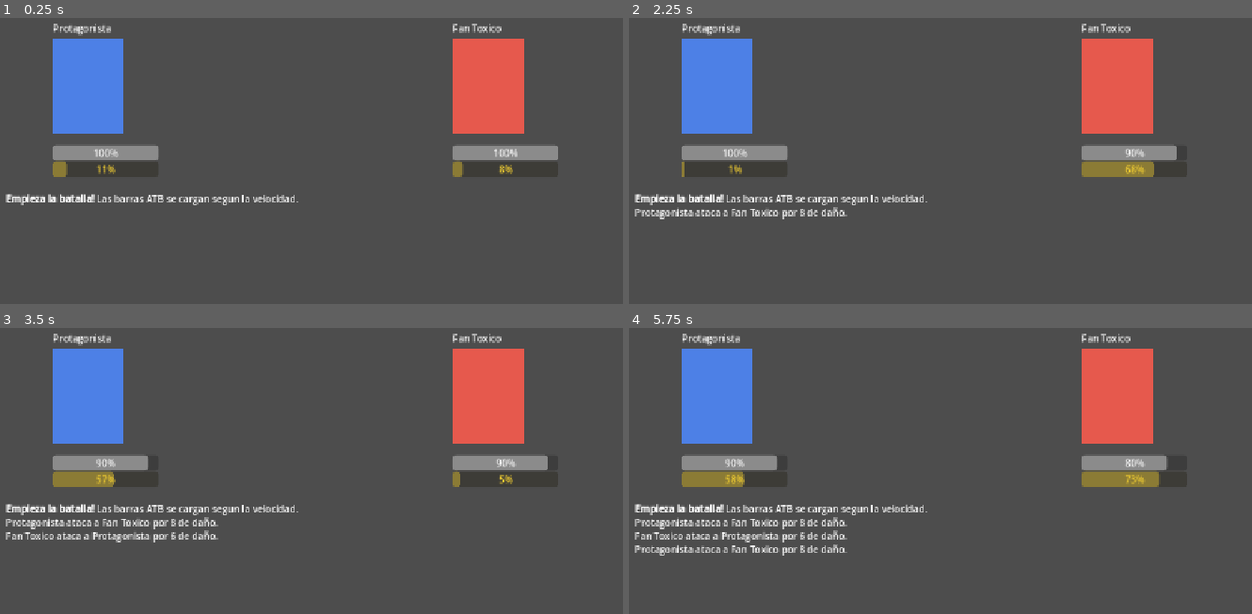
Above: before the commit, frames 1-4 (two rows, left to right).
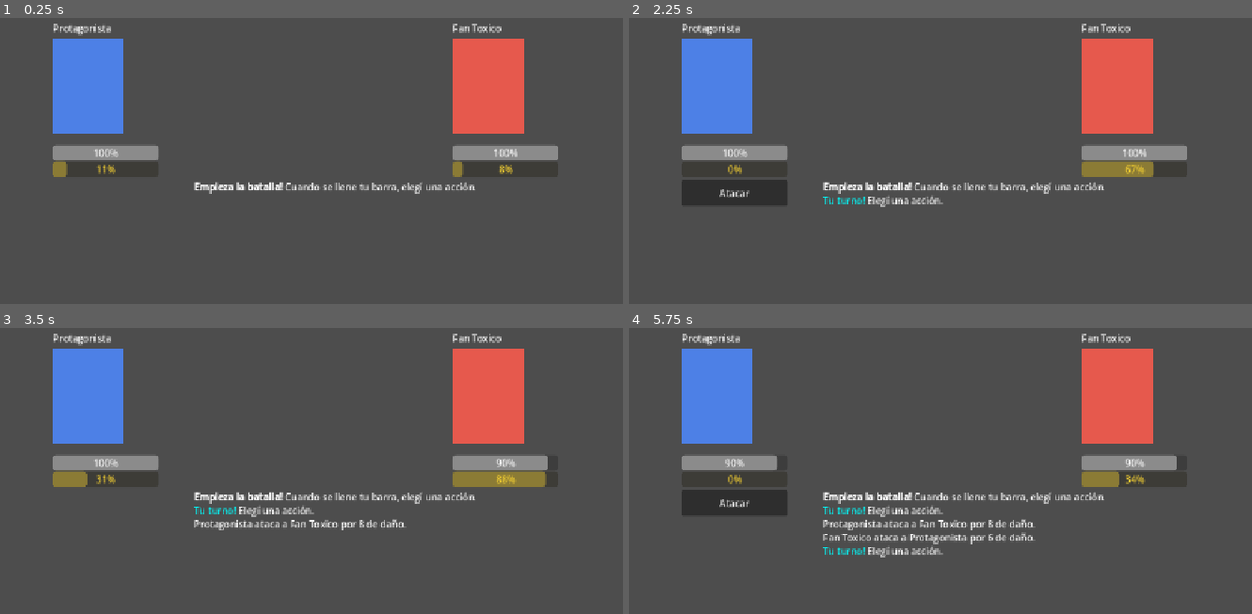
Above: after the commit, the same moments.

Repository: NicolasLlaneza/StreamerRPG
Game: Godot game, scene res://scenes/combat/battle.tscn
The game is run twice, just before and just after one commit, with the same random seed, the same clock (stepped at 60 frames per second) and the same inputs. The project has no main scene, so this scene is started directly.
Inputs (mouse positions are in pixels of both pictures, inside the frame that each line leads up to):
- Up to frame 1 (0.25 s): no input
- Up to frame 2 (2.25 s): tap Enter at 1.25 s; tap Space at 2 s
- Up to frame 3 (3.5 s): click (105, 502) at 2.75 s, where only the run after the commit has a clickable "Atacar"
- Up to frame 4 (5.75 s): tap Enter at 5 s

The runs differ from the first frame. In frame 1, 1.5% of the frame differs, in the area x 0-77%, y 57-66%; in frame 2, 3.6%; in frame 3, 4.3%; in frame 4, 6.6%, in the area x 0-88%, y 44-81%.

Commit message:
feat: turno del jugador con boton de accion (modo wait)

Diff:
--- a/scripts/combat/battle.gd
+++ b/scripts/combat/battle.gd
@@ -2,39 +2,37 @@
 
 ## PROTOTIPO de batalla por turnos con barra ATB ("Buffering").
 ##
-## Dos combatientes cargan su barra ATB según su velocidad (SPD). Cuando la
-## barra de uno se llena, ataca al otro. Todo se auto-juega: por ahora no hay
-## botones, porque lo que queremos PROBAR primero es si el RITMO del combate
-## se siente bien. La interacción del jugador viene en el próximo paso.
+## Las barras ATB se cargan según la velocidad (SPD). Cuando se llena la del
+## ENEMIGO, ataca solo. Cuando se llena la TUYA, el combate se PAUSA y espera
+## que elijas una acción con el botón "Atacar" (modo "wait", más tranquilo y
+## estratégico). Así el jugador tiene control real del turno.
 ##
-## Toda la interfaz se crea por código en _build_ui() para que solo tengas que
-## armar una escena con un Node2D y darle Play. Más adelante lo pasamos a
-## escenas de verdad hechas en el editor.
+## Toda la interfaz se crea por código para que la escena sea un solo nodo.
+## Más adelante lo pasamos a escenas de verdad hechas en el editor.
 
 var _player: Combatant
 var _enemy: Combatant
 var _battle_over: bool = false
+## Mientras es true, el tiempo se congela esperando que el jugador elija.
+var _waiting_for_player: bool = false
 
 # Referencias a la interfaz (se llenan en _build_ui)
 var _player_hp: ProgressBar
 var _player_atb: ProgressBar
 var _enemy_hp: ProgressBar
 var _enemy_atb: ProgressBar
+var _attack_button: Button
 var _log: RichTextLabel
 
 
 func _ready() -> void:
-	# Creamos los dos combatientes con stats de prueba.
-	# Protagonista: rápido y pega fuerte (rol Daño). Enemigo: lento y aguanta.
 	_player = Combatant.new("Protagonista", 60, 14, 4, 45)
 	_enemy = Combatant.new("Fan Toxico", 80, 10, 6, 30)
 
 	_build_ui()
 
-	# Conectamos las señales de cada combatiente a la lógica de batalla.
-	# .bind(...) le "pega" argumentos extra a la señal: acá le decimos quién
-	# ataca y a quién, para reusar la misma función en ambos.
-	_player.acted.connect(_on_combatant_acted.bind(_player, _enemy))
+	# El enemigo actúa solo. El jugador, en cambio, PAUSA y espera tu decisión.
+	_player.acted.connect(_on_player_ready)
 	_enemy.acted.connect(_on_combatant_acted.bind(_enemy, _player))
 
 	_player.hp_changed.connect(func(current: int, _maximum: int) -> void:
@@ -45,21 +43,41 @@
 	_player.died.connect(_on_died.bind(_player))
 	_enemy.died.connect(_on_died.bind(_enemy))
 
-	_log_line("[b]Empieza la batalla![/b] Las barras ATB se cargan segun la velocidad.")
+	_log_line("[b]Empieza la batalla![/b] Cuando se llene tu barra, elegí una acción.")
 
 
 func _process(delta: float) -> void:
-	if _battle_over:
+	# Si la batalla terminó o estamos esperando al jugador, el tiempo se congela.
+	if _battle_over or _waiting_for_player:
 		return
-	# Cada frame avanzamos las dos barras ATB...
 	_player.tick(delta)
 	_enemy.tick(delta)
-	# ...y las reflejamos en pantalla.
 	_player_atb.value = _player.atb
 	_enemy_atb.value = _enemy.atb
 
 
-## Se dispara cuando a un combatiente le toca actuar (su barra ATB se llenó).
+## La barra del jugador se llenó: paramos el tiempo y ofrecemos acciones.
+func _on_player_ready() -> void:
+	if _battle_over:
+		return
+	_waiting_for_player = true
+	_attack_button.disabled = false
+	_attack_button.visible = true
+	_log_line("[color=aqua]Tu turno![/color] Elegí una acción.")
+
+
+## El jugador apretó "Atacar".
+func _on_attack_pressed() -> void:
+	if not _waiting_for_player:
+		return
+	_attack_button.disabled = true
+	_attack_button.visible = false
+	_on_combatant_acted(_player, _enemy)
+	# Reanudamos el tiempo: las barras vuelven a cargar.
+	_waiting_for_player = false
+
+
+## Resuelve un ataque de `attacker` sobre `target`. Sirve para ambos bandos.
 func _on_combatant_acted(attacker: Combatant, target: Combatant) -> void:
 	if _battle_over or not attacker.is_alive() or not target.is_alive():
 		return
@@ -71,6 +89,7 @@
 
 func _on_died(who: Combatant) -> void:
 	_battle_over = true
+	_attack_button.visible = false
 	var player_won: bool = who == _enemy
 	var result: String = "Ganaste!" if player_won else "Perdiste..."
 	_log_line("[b]%s cayo. %s[/b]" % [who.display_name, result])
@@ -88,16 +107,23 @@
 	_make_panel(_player, Color(0.30, 0.50, 0.90), 200.0, _player_hp, _player_atb)
 	_make_panel(_enemy, Color(0.90, 0.35, 0.30), 880.0, _enemy_hp, _enemy_atb)
 
+	# Botón de acción del jugador (oculto hasta que sea tu turno).
+	_attack_button = Button.new()
+	_attack_button.text = "Atacar"
+	_attack_button.position = Vector2(200.0, 460.0)
+	_attack_button.size = Vector2(180.0, 44.0)
+	_attack_button.visible = false
+	_attack_button.pressed.connect(_on_attack_pressed)
+	add_child(_attack_button)
+
 	_log = RichTextLabel.new()
 	_log.bbcode_enabled = true
 	_log.scroll_following = true
-	_log.position = Vector2(120.0, 480.0)
-	_log.size = Vector2(1040.0, 180.0)
+	_log.position = Vector2(440.0, 460.0)
+	_log.size = Vector2(720.0, 200.0)
 	add_child(_log)
 
 
-## Arma el bloque visual de un combatiente: cuerpo (rectángulo), nombre,
-## barra de vida y barra ATB.
 func _make_panel(cbt: Combatant, color: Color, x: float, hp_bar: ProgressBar, atb_bar: ProgressBar) -> void:
 	var body := ColorRect.new()
 	body.color = color
